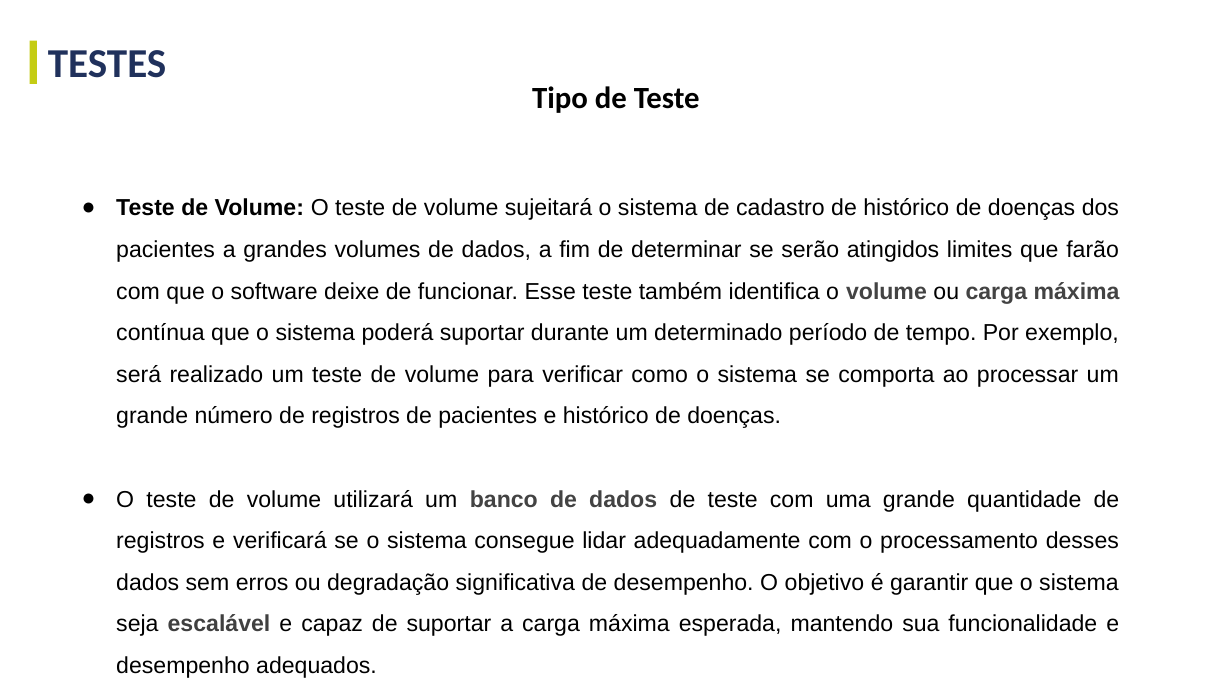
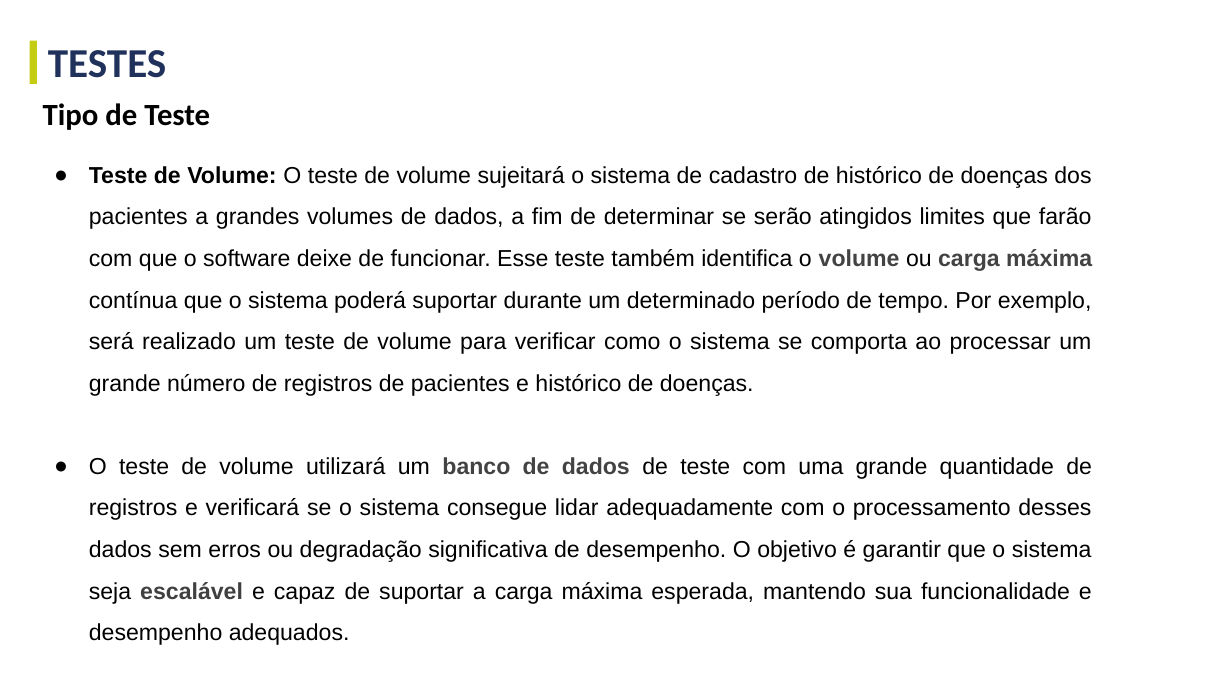
Before and after one commit to GustavoGinoTerezo/projetos-faculdade, a slide deck: slide 9 of terceiro-semestre/documentacao-e-templates/gestao-e-qualidade-de-software/Gestão e Qualidade de SW - Projeto A3 - Template.pptx. Drawn at 1232x693 pixels with LibreOffice and Linux fonts; fonts in the diff are those of the drawing. Boxes give left, top, right and bottom in pixels: in the first picture for what was removed or moved away, otherwise in the second. Text is boxed around its words. In the diff, an @@ line names an element or a change of style, - is before the commit and + after.

```diff
--- a/terceiro-semestre/documentacao-e-templates/gestao-e-qualidade-de-software/Gestão e Qualidade de SW - Projeto A3 - Template.pptx
+++ b/terceiro-semestre/documentacao-e-templates/gestao-e-qualidade-de-software/Gestão e Qualidade de SW - Projeto A3 - Template.pptx
@@ text "Tipo de Teste": place and size @@
-text "Tipo de Teste" at (532,86,700,113)
+text "Tipo de Teste" at (43,103,210,130)
@@ text "Tipo de Teste" at (43,103,210,130): alignment centre to left @@
@@ text "Teste de Volume: O teste ...": place and size @@
-text "Teste de Volume: O teste ..." at (116,198,1120,678)
+text "Teste de Volume: O teste ..." at (89,166,1092,645)
```
Also in this commit, not shown: 19 other slides changed, 3 slides added, 1 slide removed, 5 other files.
